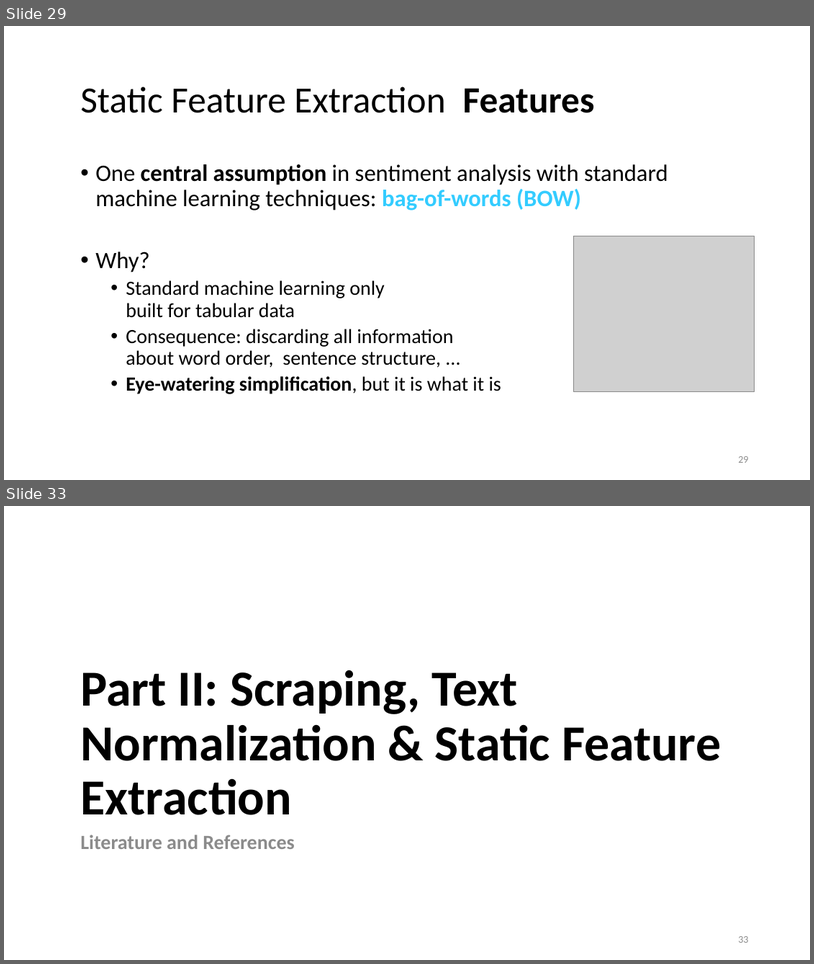
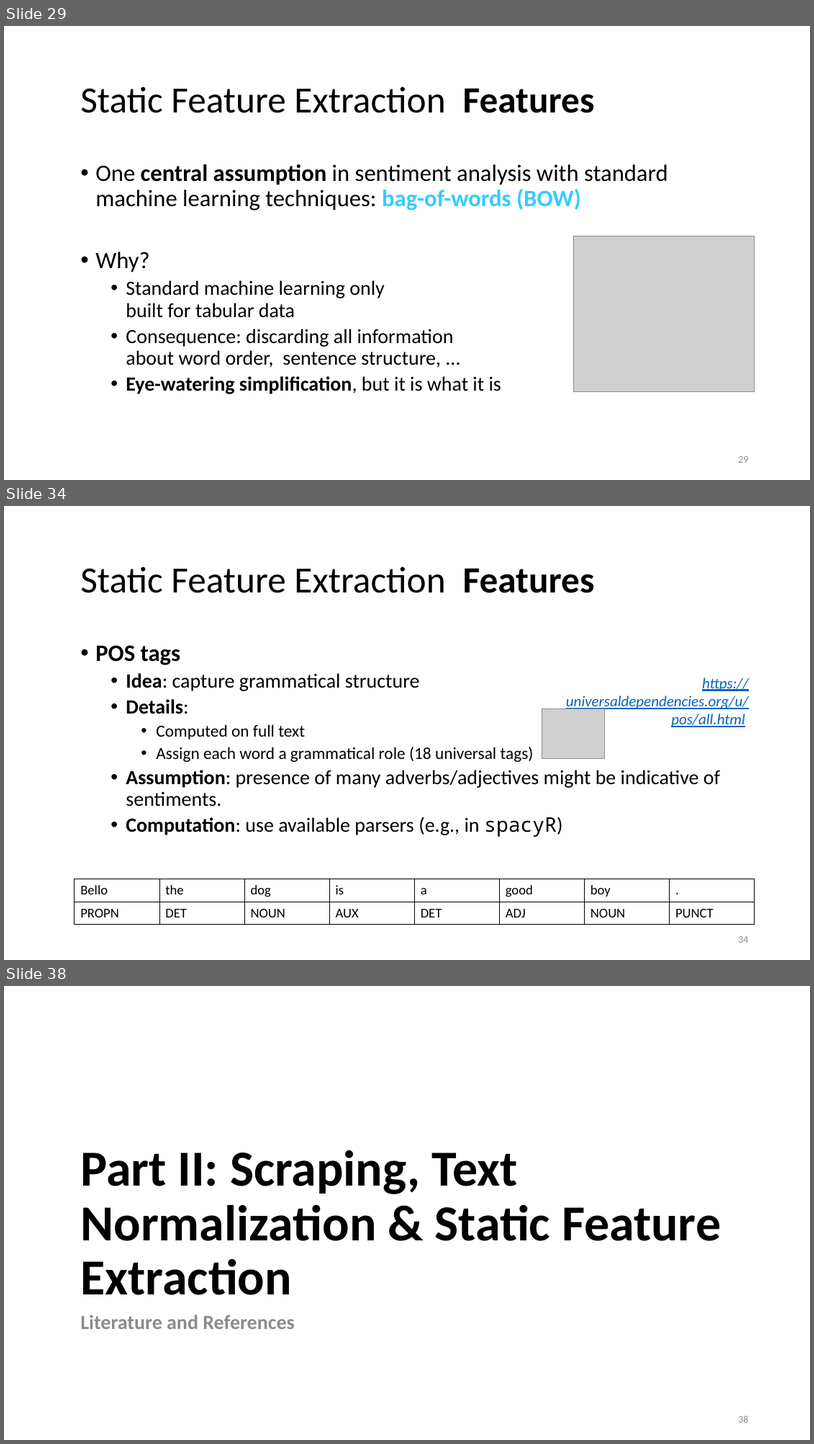
Before and after one commit to lisa-wm/consulting, a slide deck: 5_seminar/Contents_Part_02/slides/Präsentation_Teil2_Lisa.pptx. Shown one above the other, each under a label of ours: slides 29 and 33 before the commit, slides 29, 34 and 38 after it; the slides between them are not shown. The pictures are 814x964 and 814x1444 pixels, drawn with LibreOffice and Linux fonts; fonts in the diff are those of the drawing; grey boxes stand for pictures. Boxes give left, top, right and bottom in pixels: in the first picture for what was removed or moved away, otherwise in the second. Text is boxed around its words. In the diff, an @@ line names an element or a change of style, - is before the commit and + after.

Commit message:
added slides for static features

```diff
--- a/5_seminar/Contents_Part_02/slides/Präsentation_Teil2_Lisa.pptx
+++ b/5_seminar/Contents_Part_02/slides/Präsentation_Teil2_Lisa.pptx
@@ slide 34 added at (4, 506, 810, 960), background #FFFFFF @@
@@ title added at (80, 566, 595, 593), 44 pt, text #000000 @@
+Static Feature Extraction Features
@@ text added at (95, 645, 720, 836), 24 pt, text #000000 @@
+• POS tags
+  • Idea: capture grammatical structure
+  • Details:
+    • Computed on full text
+    • Assign each word a grammatical role (18 universal tags)
+  • Assumption: presence of many adverbs/adjectives might be indicative of sentiments.
+  • Computation: use available parsers (e.g., in spacyR)
@@ text added at (566, 677, 749, 727), 18 pt, text #0563C1, italic, underline @@
+https://universaldependencies.org/u/pos/all.html
@@ picture added at (543, 708, 604, 758) @@
@@ table added at (75, 879, 757, 923), 2 rows, 8 columns @@
+Bello | the | dog | is | a | good | boy | .
+PROPN | DET | NOUN | AUX | DET | ADJ | NOUN | PUNCT
@@ page number added at (738, 936, 748, 942), 12 pt, text #8C8C8C @@
+34
@@ what was slide 33 is now slide 38 @@
@@ page number at (738, 1415, 748, 1422): text changed @@
-33
+38
```
Also in this commit, not shown: 3 slides changed, 5 other slides added, 1 slide removed.
